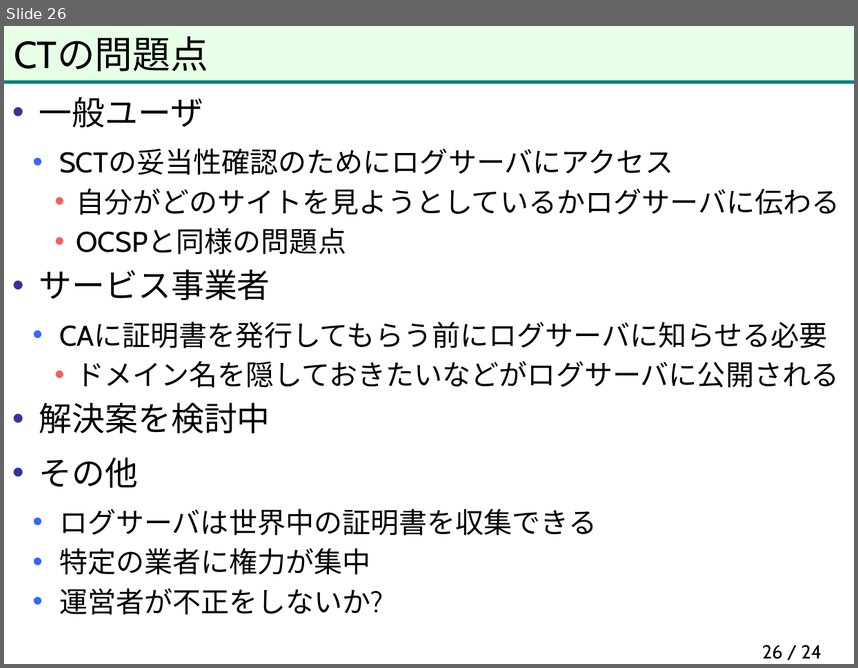
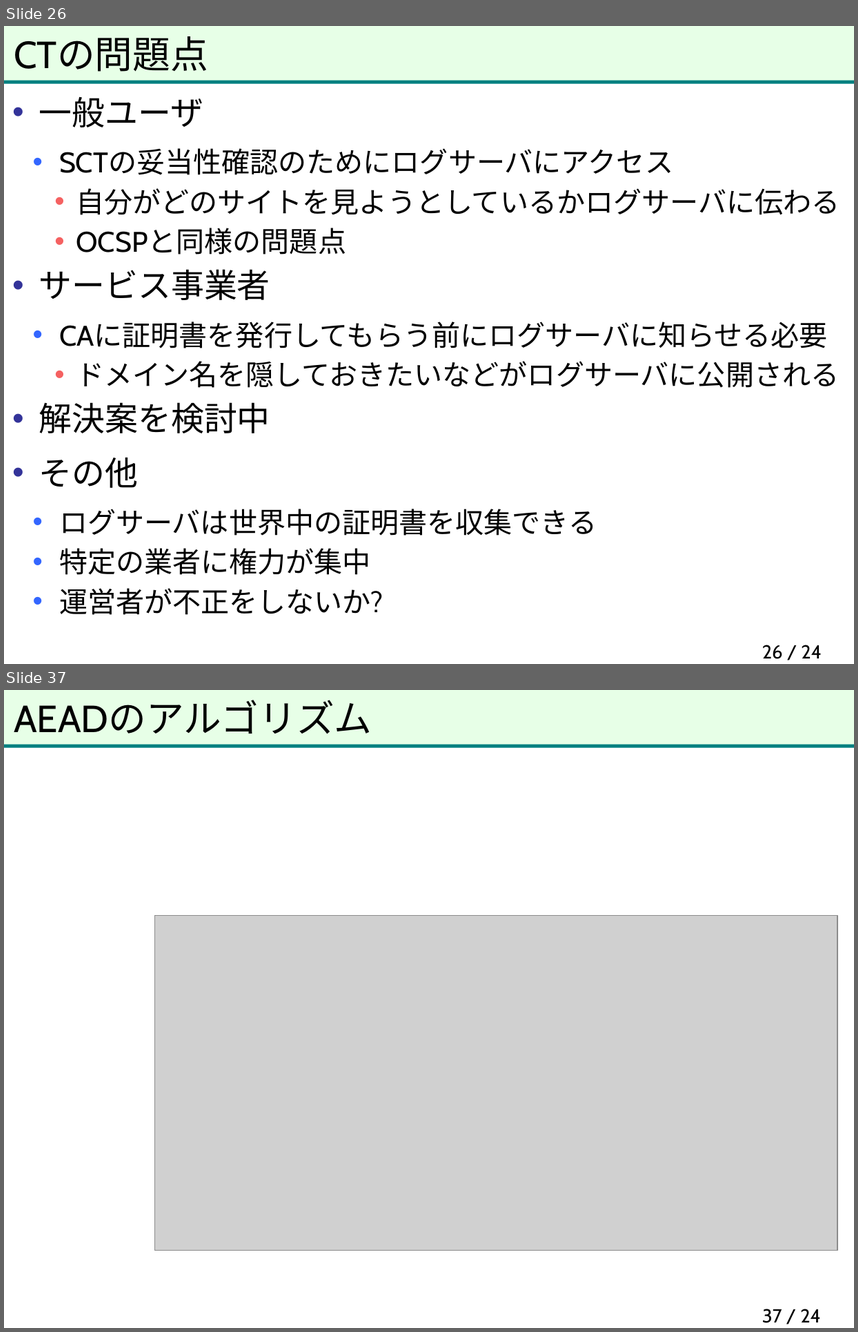
Before and after one commit to herumi/anninbon, a slide deck: lec/anninbon8.pptx. Shown one above the other, each under a label of ours: slide 26 before the commit, slides 26 and 37 after it; the slides between them are not shown. The pictures are 858x668 and 858x1332 pixels, drawn with LibreOffice and Linux fonts; fonts in the diff are those of the drawing; grey boxes stand for pictures; background and template pictures are left out. Boxes give left, top, right and bottom in pixels: in the first picture for what was removed or moved away, otherwise in the second. Text is boxed around its words. In the diff, an @@ line names an element or a change of style, - is before the commit and + after.

```diff
--- a/lec/anninbon8.pptx
+++ b/lec/anninbon8.pptx
@@ slide 37 added at [4,690,854,1328], background picture (left out); not listed: 2 template elements that a slide beside it also shows @@
@@ title added at [14,700,372,734], 32 pt, text #000000 @@
+AEADのアルゴリズム
@@ picture added at [154,915,838,1250] @@
@@ page number added at [762,1308,821,1323], 16 pt, text #000000 @@
+37 / 24
```
Also in this commit, not shown: 14 other slides added.
